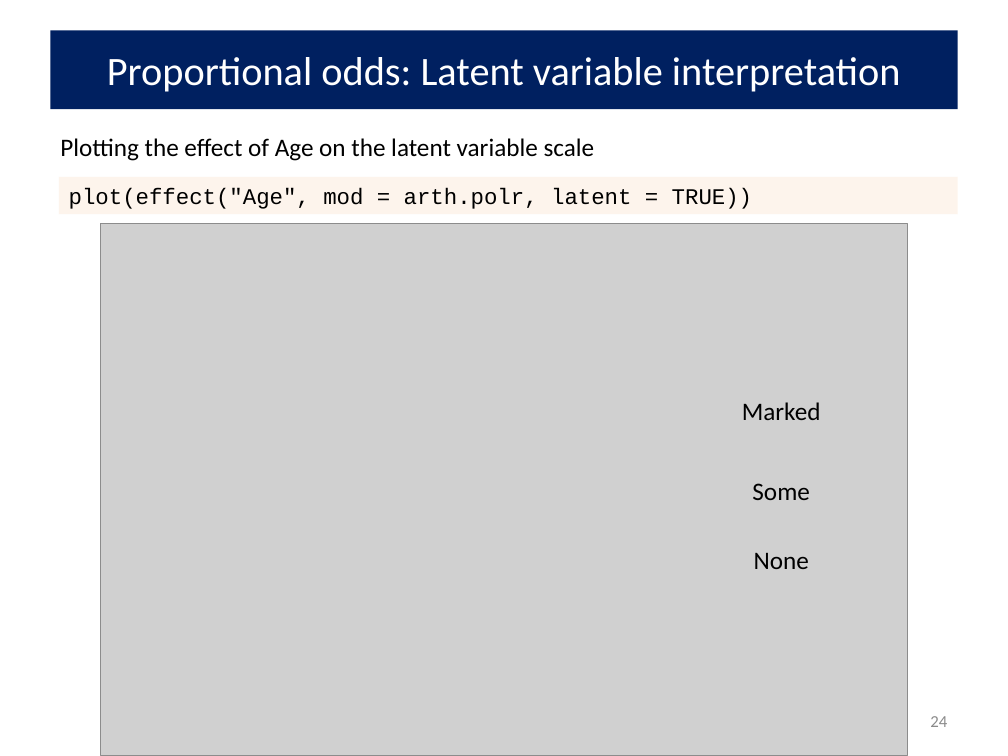
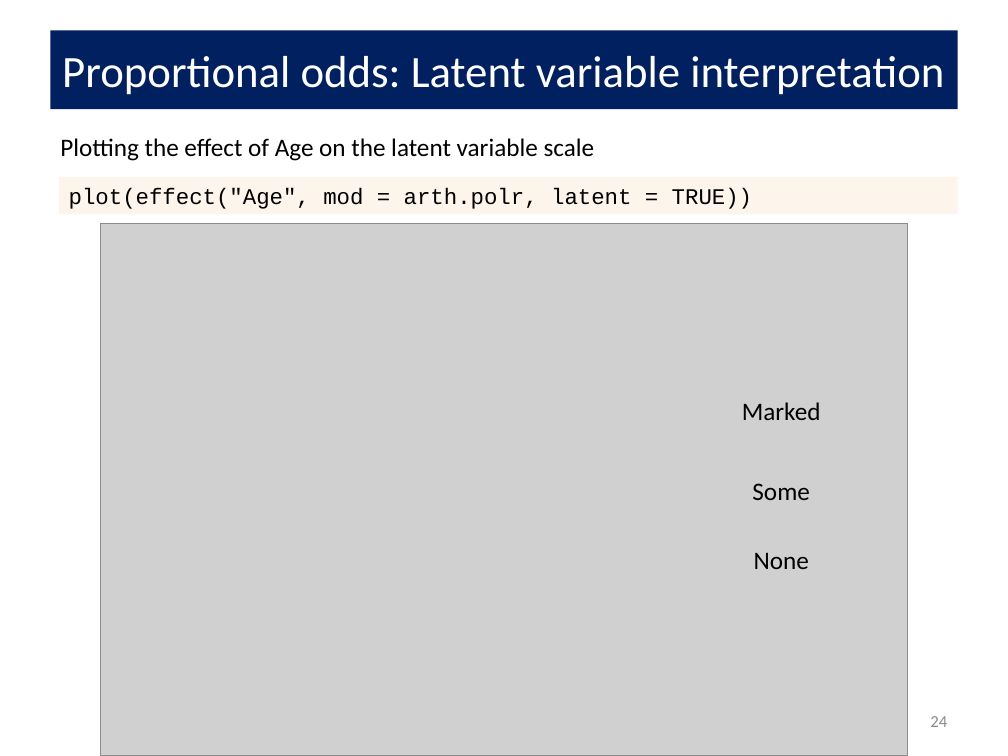
Before and after one commit to friendly/psy6136, a slide deck: slide 24 of lectures/07-logistic2.pptx. Drawn at 1008x756 pixels with LibreOffice and Linux fonts; fonts in the diff are those of the drawing; grey boxes stand for pictures. Boxes give left, top, right and bottom in pixels: in the first picture for what was removed or moved away, otherwise in the second. Text is boxed around its words. In the diff, an @@ line names an element or a change of style, - is before the commit and + after.

```diff
--- a/lectures/07-logistic2.pptx
+++ b/lectures/07-logistic2.pptx
@@ title "Proportional odds: Latent variable interpretation" at (x1=50, y1=30, x2=958, y2=109): size 28.8 to 32 pt @@
```
Also in this commit, not shown: 11 other files.
